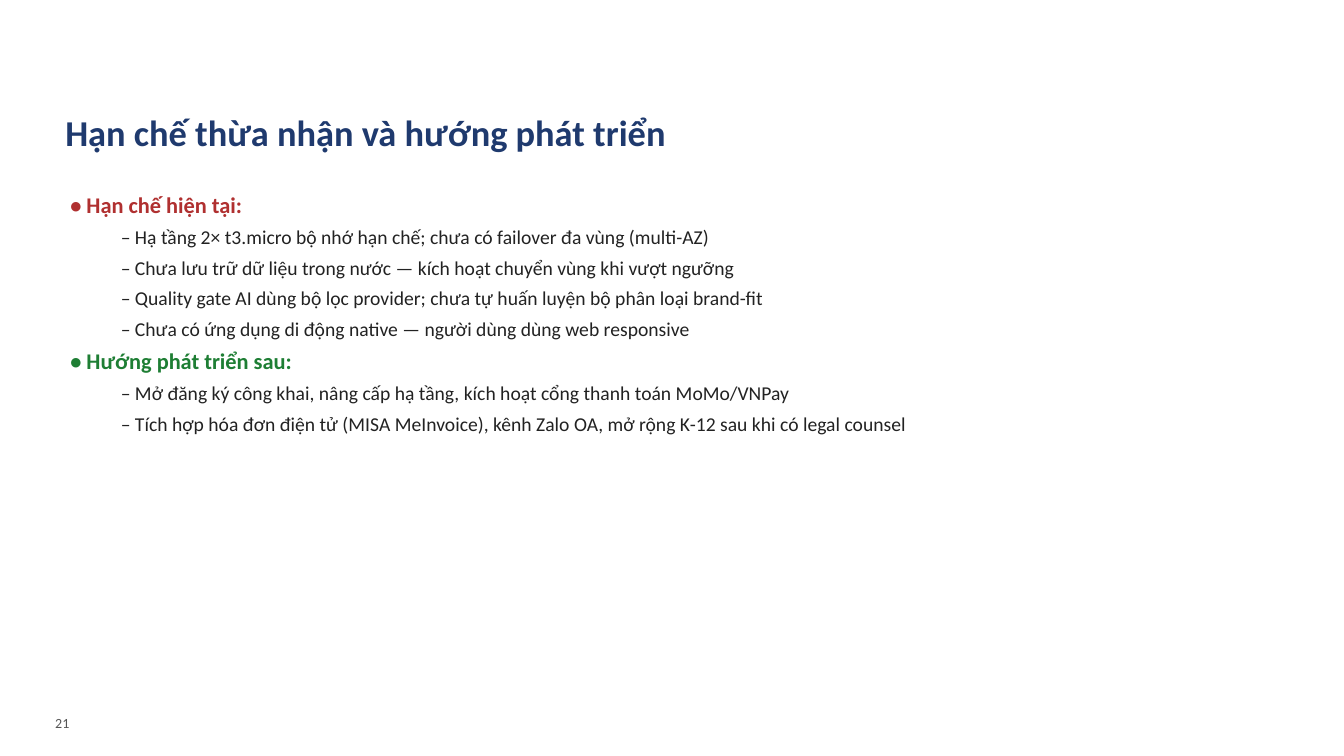
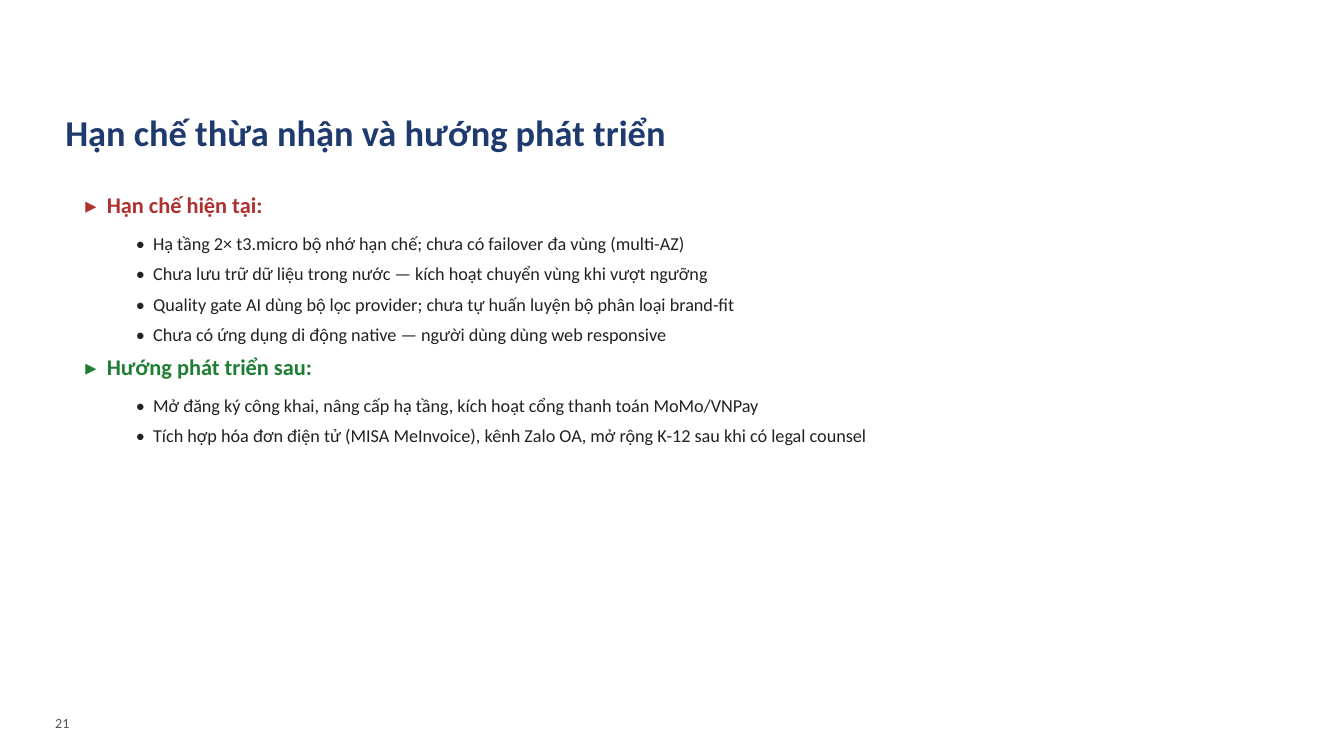
Before and after one commit to VictorAurelius/2026-Kite-Class-Platform, a slide deck: slide 21 of documents/08-thesis/defense/KiteHub-baove-khoaluan-20slide.pptx. Drawn at 1344x756 pixels with LibreOffice and Linux fonts; fonts in the diff are those of the drawing; background and template pictures are left out. Boxes give left, top, right and bottom in pixels: in the first picture for what was removed or moved away, otherwise in the second. Text is boxed around its words. In the diff, an @@ line names an element or a change of style, - is before the commit and + after.

Commit message:
docs(thesis): defense deck v4 — nâng cấp design system
- Agenda: vòng số + thanh thay bullet phẳng
- Sơ đồ tối (C4/defense/ERD/state/AWS/CI): đóng khung panel trắng + phóng to,
  tách khỏi nền sóng (hết lềnh bềnh)
- KPI: 4 thẻ số lớn (86/93/90/≥100k) thay bảng nhạt
- Bullet: font lớn hơn, giãn dòng, marker ▸ sạch
- Verify thị giác toàn 22 slide qua PIL renderer (đã mở rộng vẽ autoshape)

```diff
--- a/documents/08-thesis/defense/KiteHub-baove-khoaluan-20slide.pptx
+++ b/documents/08-thesis/defense/KiteHub-baove-khoaluan-20slide.pptx
@@ text at (107, 196, 866, 445): text changed; size 14 to 13 pt @@
-• Hạn chế hiện tại:
-  – Hạ tầng 2× t3.micro bộ nhớ hạn chế; chưa có failover đa vùng (multi-AZ)
-  – Chưa lưu trữ dữ liệu trong nước — kích hoạt chuyển vùng khi vượt ngưỡng
-  – Quality gate AI dùng bộ lọc provider; chưa tự huấn luyện bộ phân loại brand-fit
-  – Chưa có ứng dụng di động native — người dùng dùng web responsive
-• Hướng phát triển sau:
-  – Mở đăng ký công khai, nâng cấp hạ tầng, kích hoạt cổng thanh toán MoMo/VNPay
-  – Tích hợp hóa đơn điện tử (MISA MeInvoice), kênh Zalo OA, mở rộng K-12 sau khi có legal counsel
+▸ Hạn chế hiện tại:
+  • Hạ tầng 2× t3.micro bộ nhớ hạn chế; chưa có failover đa vùng (multi-AZ)
+  • Chưa lưu trữ dữ liệu trong nước — kích hoạt chuyển vùng khi vượt ngưỡng
+  • Quality gate AI dùng bộ lọc provider; chưa tự huấn luyện bộ phân loại brand-fit
+  • Chưa có ứng dụng di động native — người dùng dùng web responsive
+▸ Hướng phát triển sau:
+  • Mở đăng ký công khai, nâng cấp hạ tầng, kích hoạt cổng thanh toán MoMo/VNPay
+  • Tích hợp hóa đơn điện tử (MISA MeInvoice), kênh Zalo OA, mở rộng K-12 sau khi có legal counsel
```
Also in this commit, not shown: 15 other slides changed, 1 other file.
